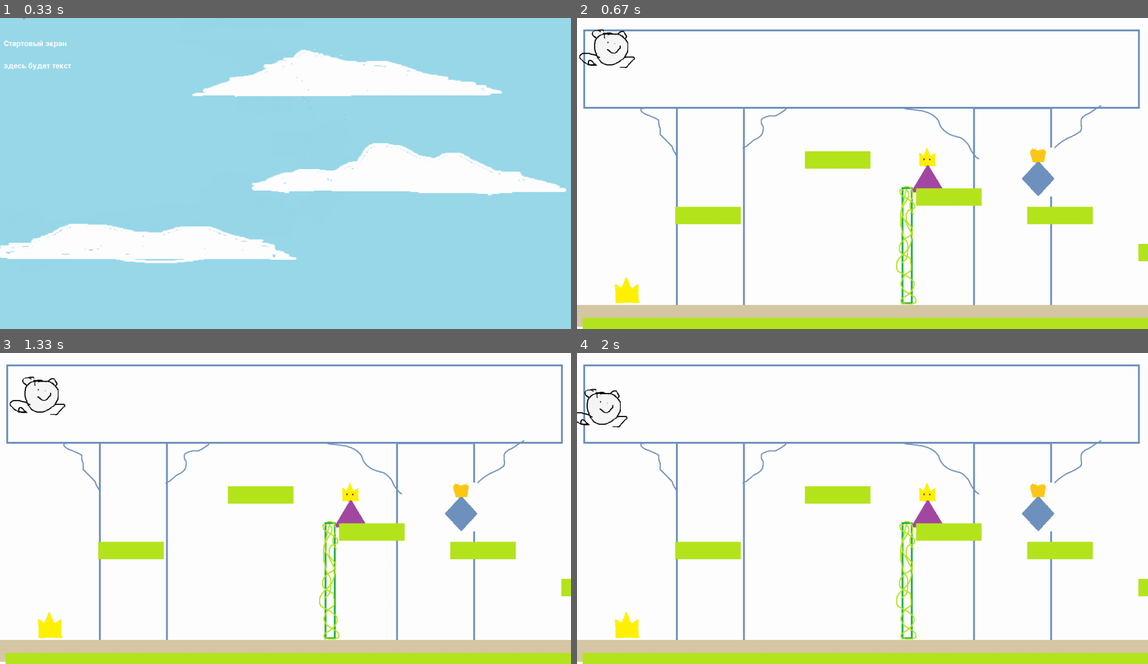
Above: before the commit, frames 1-4 (two rows, left to right).
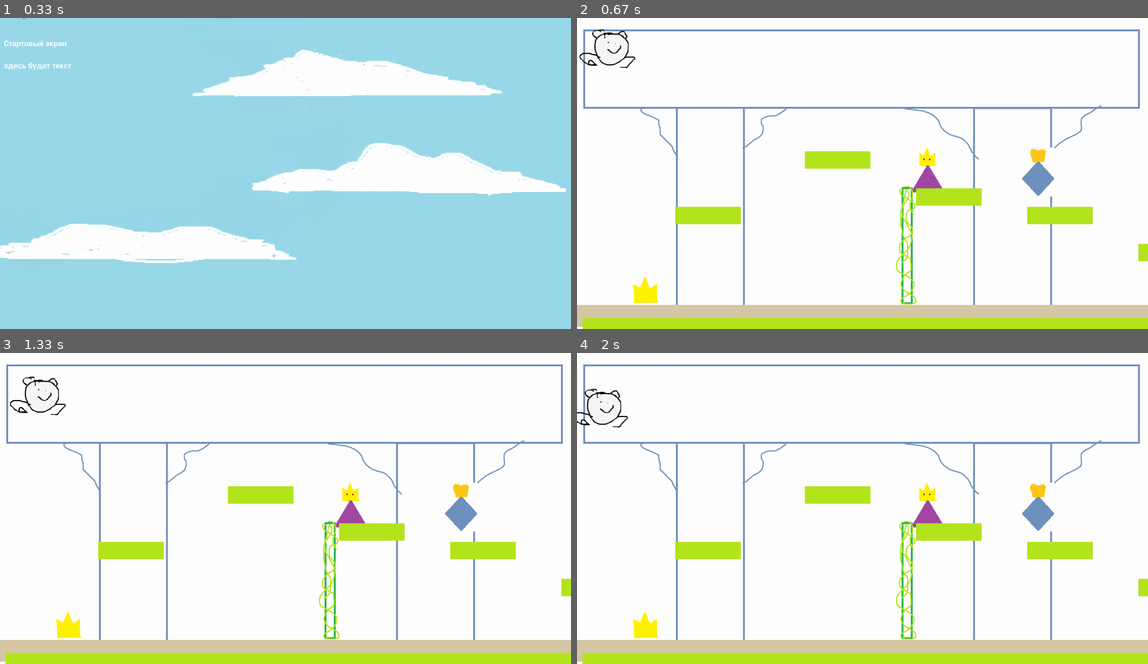
Above: after the commit, the same moments.

Repository: VasTsar/Pygame
Game: pygame game, started from main.py
The game is run twice, just before and just after one commit, with the same random seed, the same clock (stepped at 60 frames per second) and the same inputs.
Inputs:
- Up to frame 1 (0.33 s): no input
- Up to frame 2 (0.67 s): hold Right from 0.33 s (still down)
- Up to frame 3 (1.33 s): release Right at 0.8 s; hold Right 0.83-1.3 s
- Up to frame 4 (2 s): hold Left 1.33-1.87 s; hold Left from 1.9 s (still down)

Frame 1 is identical in both runs. In frame 2, 0.6% of the frame differs, in the area x 0-15%, y 3-92%; in frame 3, 0.6%; in frame 4, 0.6%.

Commit message:
лягушка странно спавнится

Diff:
--- a/data/map.map
+++ b/data/map.map
@@ -12,6 +12,6 @@
 ..................................#................*
 ..............................#...#................*
 ..................................#..%..........%..*
-..@...............................#.....%....%.....*
+...@..............................#.....%....%.....*
 ...................................................*
 ###################################*****************
--- a/main.py
+++ b/main.py
@@ -43,7 +43,7 @@
     'princess': load_image('princess0.png'),
     'prince': load_image('prince0.png')
 }
-# player_image = load_image('crown02.png')
+# player_image = load_image('jaba.png')
 
 
 class Surface(pygame.sprite.Sprite):
@@ -88,7 +88,17 @@
             tile_width * pos[0], tile_height * pos[1])
 
 
-class Tile(pygame.sprite.Sprite):
+class Sprite(pygame.sprite.Sprite):
+
+    def __init__(self, group):
+        super().__init__(group)
+        self.rect = None
+
+    def get_event(self, event):
+        pass
+
+
+class Tile(Sprite):
     def __init__(self, tile_type, pos):
         super().__init__(all_sprites)
         self.image = tile_images[tile_type]
@@ -113,7 +123,7 @@
         self.dy = 0
 
 
-class Frog(pygame.sprite.Sprite):
+class Frog(Sprite):
     """ Класс лягушки (главного героя, за которого Вы играете)"""
     image = load_image("jaba.png", color_key=-1)
 
@@ -210,7 +220,7 @@
 clock = pygame.time.Clock()
 start_screen()
 camera = Camera()
-camera.update(personage)
+# camera.update(personage)
 
 
 def load_level(filename):
@@ -266,7 +276,7 @@
                             personage.rect.y -= 50
                     if pygame.sprite.spritecollideany(personage, all_lianas):
                         if event.key == pygame.K_SPACE:
-                            personage.rect.y -= 25
+                            personage.rect.y -= 55
 
         screen.blit(load_image('fon0.png'), (0, 0))
         all_sprites.draw(screen)
